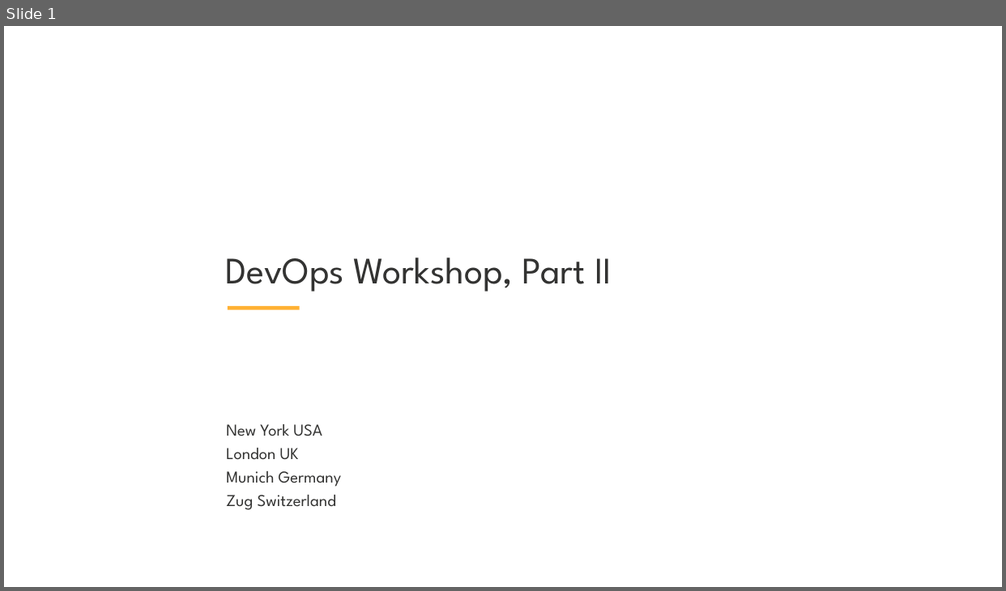
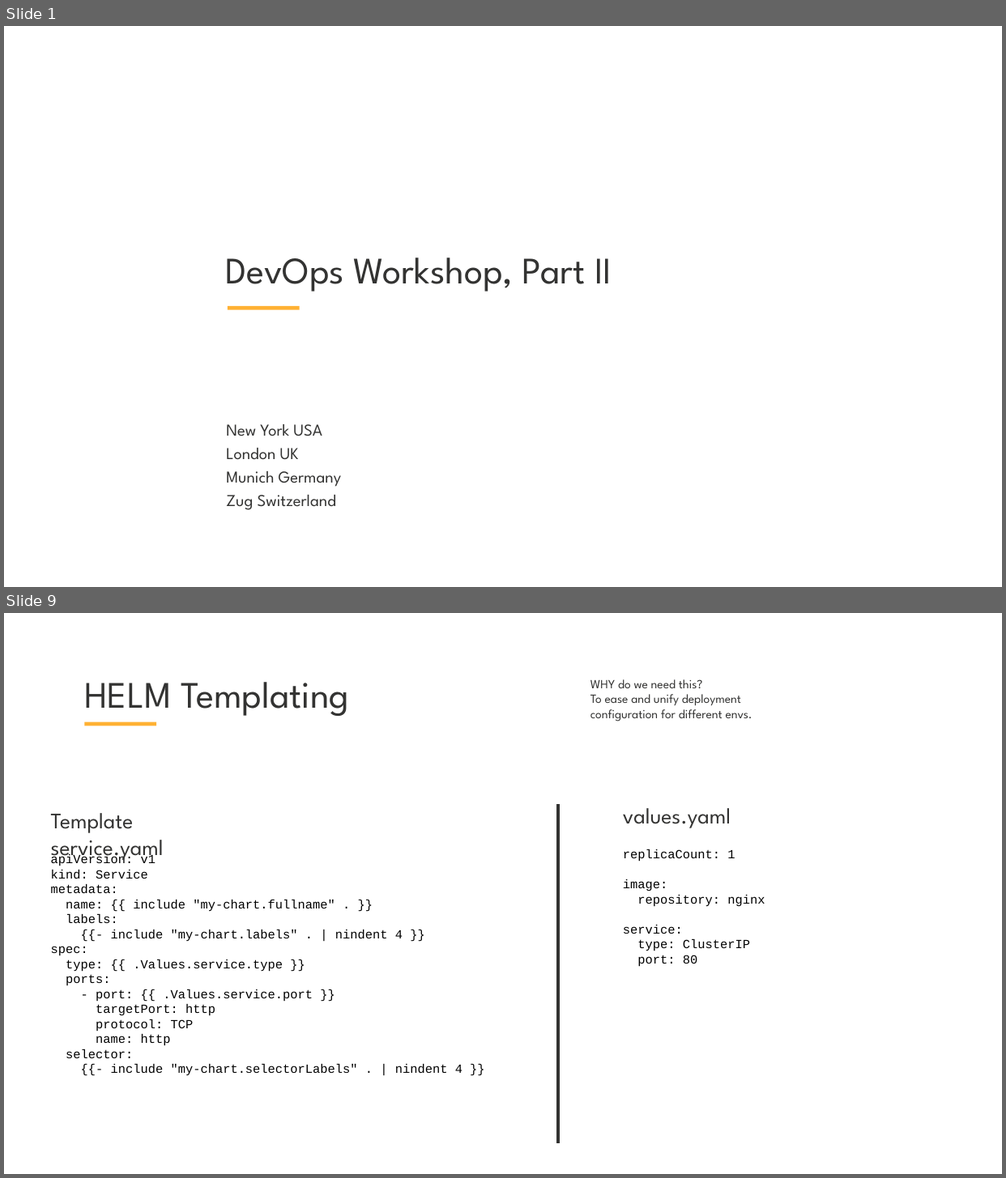
Before and after one commit to skabrits/DevOps-Workshop, a slide deck: Part II/Workshop-II.pptx. Shown one above the other, each under a label of ours: slide 1 before the commit, slides 1 and 9 after it; the slides between them are not shown. The pictures are 1006x591 and 1006x1178 pixels, drawn with LibreOffice and Linux fonts; fonts in the diff are those of the drawing; background and template pictures are left out. Boxes give left, top, right and bottom in pixels: in the first picture for what was removed or moved away, otherwise in the second. Text is boxed around its words. In the diff, an @@ line names an element or a change of style, - is before the commit and + after.

```diff
--- a/Part II/Workshop-II.pptx
+++ b/Part II/Workshop-II.pptx
@@ slide 9 added at [4,613,1002,1174], background #FFFFFF @@
@@ title added at [84,682,349,716], 54 pt, text #333332 @@
+HELM Templating
@@ text added at [590,679,752,722], 18 pt, text #333332 @@
+WHY do we need this?
+To ease and unify deployment configuration for different envs.
@@ rectangle added at [84,722,156,726], fill #FFB133 @@
@@ line added from (558, 804) to (558, 1144), #333332 4.5 pt @@
@@ text added at [51,813,164,862], 32 pt, text #333332 @@
+Template service.yaml
@@ text added at [623,808,731,828], 32 pt, text #333332 @@
+values.yaml
@@ text added at [51,854,462,1076], 18 pt, text #000000 @@
+apiVersion: v1
+kind: Service
+metadata:
+name: {{ include "my-chart.fullname" . }}
+labels:
+{{- include "my-chart.labels" . | nindent 4 }}
+spec:
+type: {{ .Values.service.type }}
+ports:
+- port: {{ .Values.service.port }}
+targetPort: http
+protocol: TCP
+name: http
+selector:
+{{- include "my-chart.selectorLabels" . | nindent 4 }}
@@ text added at [623,850,765,967], 18 pt, text #000000 @@
+replicaCount: 1
+image:
+repository: nginx
+service:
+type: ClusterIP
+port: 80
```
Also in this commit, not shown: 5 slides changed, 4 other slides added, 1 slide removed, 2 other files.
